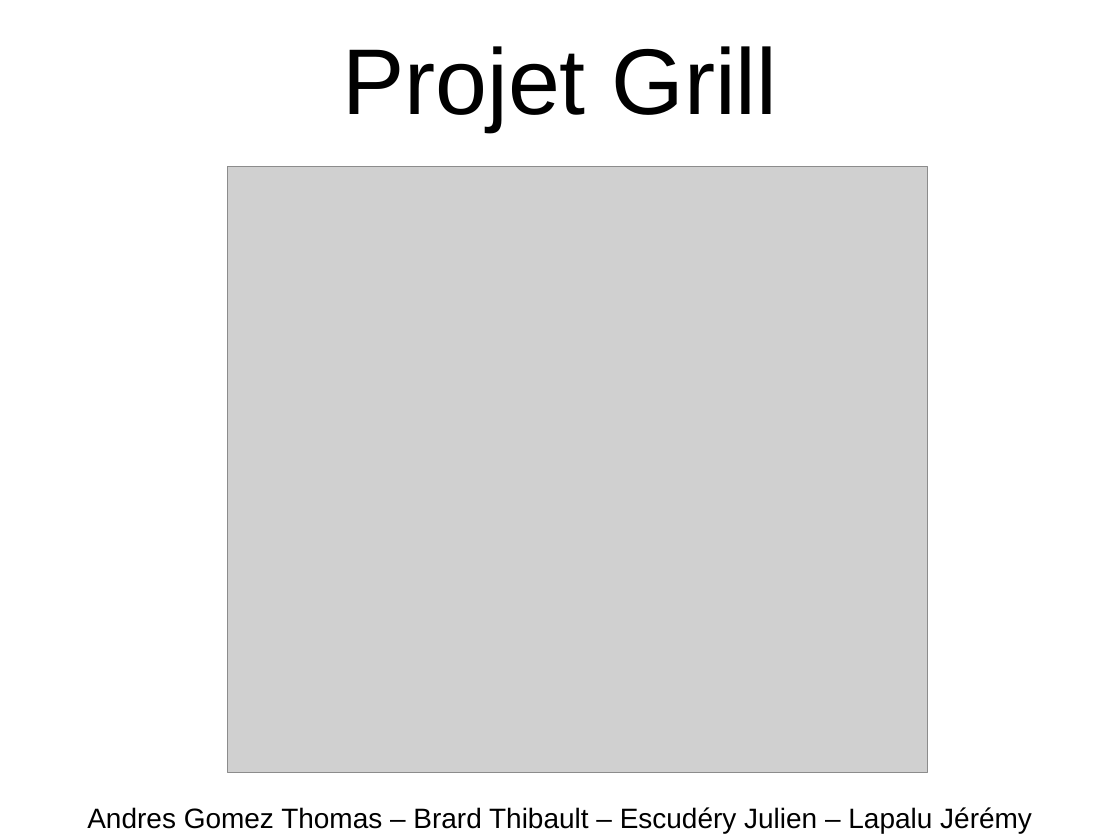
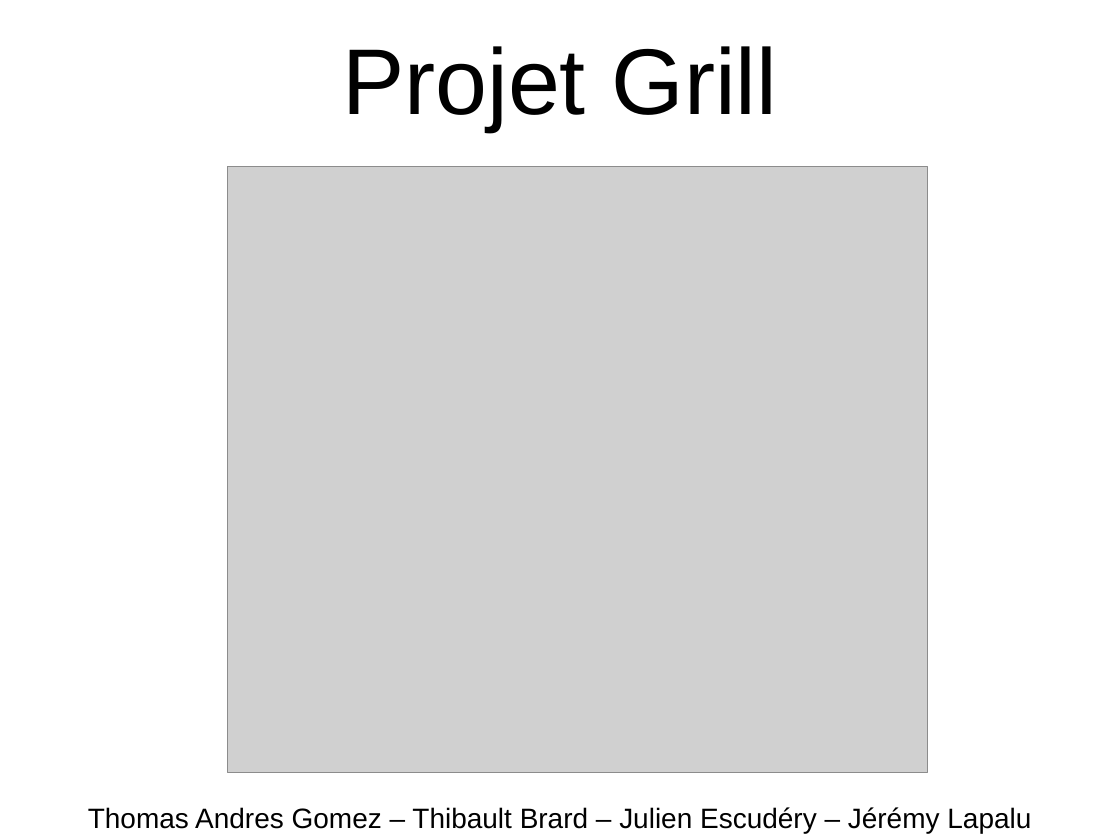
Before and after one commit to roulian/grillprojettuteure, a slide deck: slide 1 of documents/Power Point Soutenance du 18-01-10/Oral.ppt. Drawn at 1120x840 pixels with LibreOffice and Linux fonts; fonts in the diff are those of the drawing; grey boxes stand for pictures. Boxes give left, top, right and bottom in pixels: in the first picture for what was removed or moved away, otherwise in the second. Text is boxed around its words. In the diff, an @@ line names an element or a change of style, - is before the commit and + after.

```diff
--- a/documents/Power Point Soutenance du 18-01-10/Oral.ppt
+++ b/documents/Power Point Soutenance du 18-01-10/Oral.ppt
@@ text at [88,807,1031,833]: text changed @@
-Andres Gomez Thomas – Brard Thibault – Escudéry Julien – Lapalu Jérémy
+Thomas Andres Gomez – Thibault Brard – Julien Escudéry – Jérémy Lapalu
```
